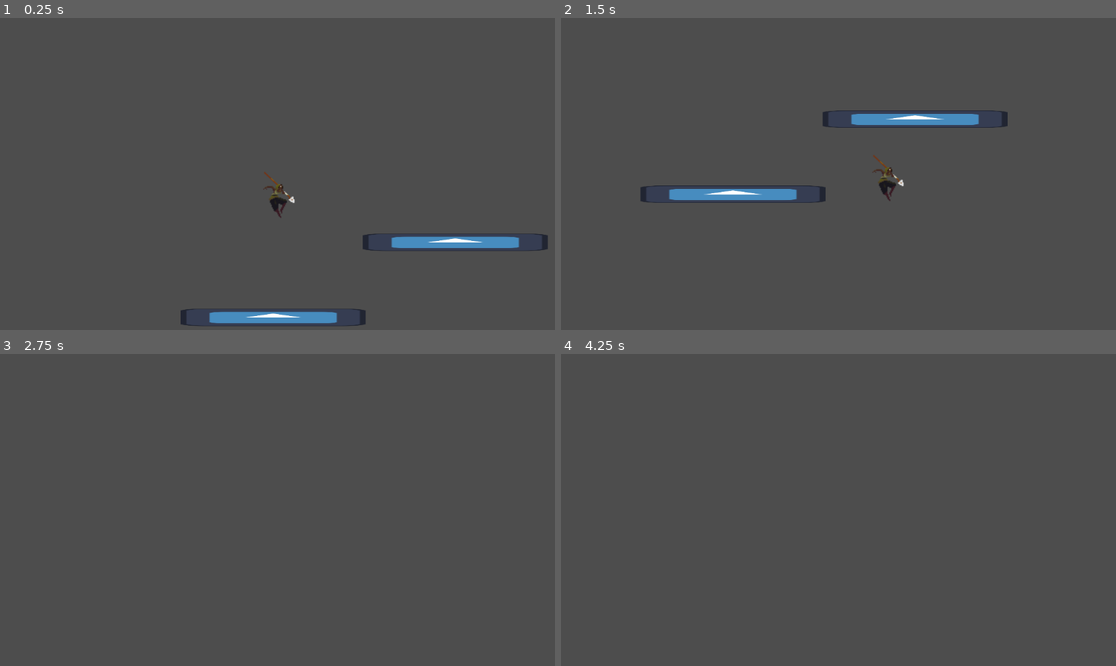
Above: before the commit, frames 1-4 (two rows, left to right).
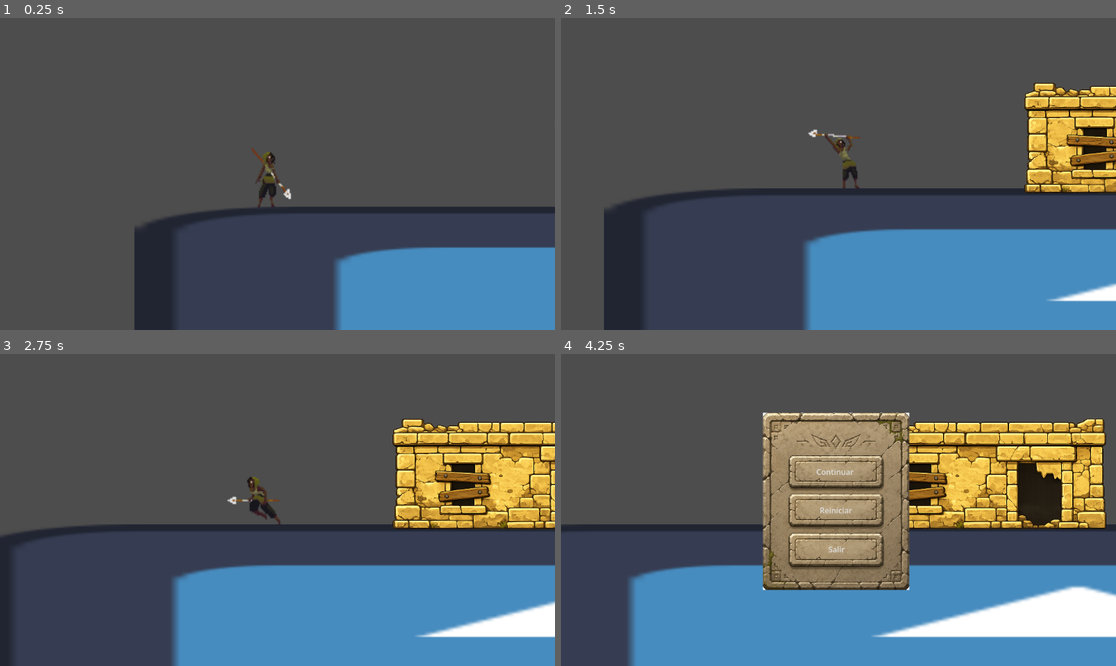
Above: after the commit, the same moments.

Repository: SOrtiz1967/TP4-Videojuegos
Game: Godot game, scene res://scenes/nivel_1.tscn
Two runs of this game, one before a commit and one after it. Both use one fixed random seed, a clock stepped at 60 frames per second and the inputs below. The engine's default icon, where the game draws it, is replaced by a stand-in: a white triangle on a blue panel in a dark square.
Inputs (mouse positions are in pixels of both pictures, inside the frame that each line leads up to):
- Up to frame 1 (0.25 s): no input
- Up to frame 2 (1.5 s): move the mouse to (960, 158) at 0.52 s; hold D (derecha) from 0.53 s (still down); click (960, 158) at 0.6 s; tap Space (saltar) at 0.77 s; move the mouse to (727, 189) at 1.27 s; click (727, 189) at 1.35 s
- Up to frame 3 (2.75 s): tap Space (saltar) at 1.52 s; move the mouse to (333, 441) at 2.02 s; release D (derecha) at 2.03 s; hold A (izquierda) from 2.03 s (still down); click (333, 441) at 2.1 s
- Up to frame 4 (4.25 s): move the mouse to (810, 572) at 2.77 s; release A (izquierda) at 2.78 s; hold D (derecha) from 2.78 s (still down); click (810, 572) at 2.85 s; tap Space (saltar) at 3.02, 3.77 s; move the mouse to (1005, 556) at 3.52 s; click (1005, 556) at 3.6 s; tap Escape (ui_cancel) at 4.15 s

The runs differ from the first frame. In frame 1, 17% of the frame differs, in the area x 24-100%, y 41-100%; in frame 2, 31%; in frame 3, 36%; in frame 4, 54%, in the area x 0-100%, y 18-100%.

Commit message:
avances sobre el mapa

Diff:
--- a/majusa/project.godot
+++ b/majusa/project.godot
@@ -47,6 +47,11 @@
 "events": [Object(InputEventMouseButton,"resource_local_to_scene":false,"resource_name":"","device":-1,"window_id":0,"a …(253 unchanged characters)…
 ]
 }
+pausa={
+"deadzone": 0.2,
+"events": [Object(InputEventKey,"resource_local_to_scene":false,"resource_name":"","device":-1,"window_id":0,"alt_pressed":false,"shift_pressed":false,"ctrl_pressed":false,"meta_pressed":false,"pressed":false,"keycode":0,"physical_keycode":4194305,"key_label":0,"unicode":0,"location":0,"echo":false,"script":null)
+]
+}
 
 [layer_names]
 
--- a/majusa/scenes/jugador.tscn
+++ b/majusa/scenes/jugador.tscn
@@ -399,13 +399,12 @@
 size = Vector2(18, 28)
 
 [node name="jugador" type="CharacterBody2D" unique_id=1882298558]
-collision_layer = 2
 collision_mask = 5
 script = ExtResource("1_jugador")
 
 [node name="AnimatedSprite2D" type="AnimatedSprite2D" parent="." unique_id=357836271]
-position = Vector2(0.99999714, -0.9999981)
-scale = Vector2(0.65333337, 0.6133334)
+position = Vector2(-3, -8.000002)
+scale = Vector2(0.84666663, 0.9800001)
 sprite_frames = SubResource("SF_main")
 animation = &"atacar3"
 
--- /dev/null
+++ b/majusa/scenes/mapa/estructuras/edificio_bajo1.tscn
@@ -0,0 +1,17 @@
+[gd_scene format=3 uid="uid://d8p47txj8fxi"]
+
+[ext_resource type="Texture2D" uid="uid://b4kmit020oaw7" path="res://assets/fondo/estructuras/edificio_bajo.png" id="1_e6rt3"]
+
+[sub_resource type="RectangleShape2D" id="RectangleShape2D_gux1n"]
+size = Vector2(174, 9)
+
+[node name="EdificioBajo1" type="StaticBody2D" unique_id=961256580]
+
+[node name="Sprite2D" type="Sprite2D" parent="." unique_id=1168917483]
+scale = Vector2(0.16796874, 0.16796876)
+texture = ExtResource("1_e6rt3")
+
+[node name="colision_techo" type="CollisionShape2D" parent="." unique_id=976985734]
+position = Vector2(0, -22)
+shape = SubResource("RectangleShape2D_gux1n")
+one_way_collision = true
--- /dev/null
+++ b/majusa/scenes/mapa/estructuras/edificio_bajo2.tscn
@@ -0,0 +1,15 @@
+[gd_scene format=3 uid="uid://bfiqb5gf6gj3p"]
+
+[sub_resource type="RectangleShape2D" id="RectangleShape2D_gux1n"]
+size = Vector2(161, 9)
+
+[node name="EdificioBajo2" type="StaticBody2D" unique_id=961256580]
+
+[node name="Sprite2D" type="Sprite2D" parent="." unique_id=1168917483]
+position = Vector2(-9.499993, 0)
+scale = Vector2(0.15559895, 0.16796876)
+
+[node name="colision_techo" type="CollisionShape2D" parent="." unique_id=976985734]
+position = Vector2(-9.5, -21.5)
+shape = SubResource("RectangleShape2D_gux1n")
+one_way_collision = true
--- /dev/null
+++ b/majusa/scenes/mapa/estructuras/edifico_medio1.tscn
@@ -0,0 +1,17 @@
+[gd_scene format=3 uid="uid://c6elmin7phfgx"]
+
+[ext_resource type="Texture2D" uid="uid://bxsn6g6lyms0l" path="res://assets/fondo/estructuras/edificio_medio.png" id="1_goqmc"]
+
+[sub_resource type="RectangleShape2D" id="RectangleShape2D_tybxu"]
+size = Vector2(176, 8)
+
+[node name="StaticBody2D" type="StaticBody2D" unique_id=248324224]
+
+[node name="Sprite2D" type="Sprite2D" parent="." unique_id=1449655527]
+position = Vector2(-1.9374962, -2)
+scale = Vector2(0.17049153, 0.19824217)
+texture = ExtResource("1_goqmc")
+
+[node name="CollisionShape2D" type="CollisionShape2D" parent="." unique_id=365562497]
+position = Vector2(-2, -57)
+shape = SubResource("RectangleShape2D_tybxu")
--- /dev/null
+++ b/majusa/scenes/mapa/ui/menu_pausa.tscn
@@ -0,0 +1,67 @@
+[gd_scene format=3 uid="uid://7kci5ld5fipy"]
+
+[ext_resource type="Script" uid="uid://c42slpxh1gm" path="res://scripts/menu_pausa.gd" id="1"]
+[ext_resource type="Texture2D" uid="uid://c4vwaryc3unb1" path="res://assets/fondo/menu.png" id="2"]
+
+[node name="menu_pausa" type="CanvasLayer" unique_id=1012924372]
+process_mode = 3
+script = ExtResource("1")
+
+[node name="fondo" type="ColorRect" parent="." unique_id=1600647603]
+anchors_preset = 15
+anchor_right = 1.0
+anchor_bottom = 1.0
+offset_left = 419.0
+offset_top = 123.0
+offset_right = -437.0
+offset_bottom = -161.0
+grow_horizontal = 2
+grow_vertical = 2
+color = Color(0, 0, 0, 0.6)
+
+[node name="panel" type="TextureRect" parent="." unique_id=125370238]
+anchors_preset = 8
+anchor_left = 0.5
+anchor_top = 0.5
+anchor_right = 0.5
+anchor_bottom = 0.5
+offset_left = -173.0
+offset_top = -202.0
+offset_right = 163.0
+offset_bottom = 166.0
+grow_horizontal = 2
+grow_vertical = 2
+texture = ExtResource("2")
+expand_mode = 1
+stretch_mode = 5
+
+[node name="boton_continuar" type="Button" parent="panel" unique_id=501273878]
+layout_mode = 0
+offset_left = -111.0
+offset_top = 45.0
+offset_right = 444.0
+offset_bottom = 200.0
+text = "Continuar"
+flat = true
+
+[node name="boton_reiniciar" type="Button" parent="panel" unique_id=1555862192]
+layout_mode = 0
+offset_left = -109.0
+offset_top = 125.0
+offset_right = 446.0
+offset_bottom = 280.0
+text = "Reiniciar"
+flat = true
+
+[node name="boton_salir" type="Button" parent="panel" unique_id=1351086780]
+layout_mode = 0
+offset_left = -108.0
+offset_top = 206.0
+offset_right = 447.0
+offset_bottom = 361.0
+text = "Salir"
+flat = true
+
+[connection signal="pressed" from="panel/boton_continuar" to="." method="_on_continuar_pressed"]
+[connection signal="pressed" from="panel/boton_reiniciar" to="." method="_on_reiniciar_pressed"]
+[connection signal="pressed" from="panel/boton_salir" to="." method="_on_salir_pressed"]
--- a/majusa/scenes/nivel1.tscn
+++ /dev/null
@@ -1,3 +0,0 @@
-[gd_scene format=3 uid="uid://dq8ufk35j4xy"]
-
-[node name="Nivel1" type="Node2D" unique_id=830130414]
--- a/majusa/scenes/nivel_1.tscn
+++ b/majusa/scenes/nivel_1.tscn
@@ -1,40 +1,73 @@
 [gd_scene format=3 uid="uid://d3pxiksax25d8"]
 
 [ext_resource type="PackedScene" uid="uid://bkcoaw6ar6t8n" path="res://scenes/jugador.tscn" id="1_birf2"]
-[ext_resource type="Texture2D" uid="uid://bj5a2o5ypte1g" path="res://icon.svg" id="2_gwvgh"]
+[ext_resource type="PackedScene" uid="uid://7kci5ld5fipy" path="res://scenes/mapa/ui/menu_pausa.tscn" id="1_gwvgh"]
+[ext_resource type="Texture2D" uid="uid://bj5a2o5ypte1g" path="res://icon.svg" id="3_gwvgh"]
+[ext_resource type="PackedScene" uid="uid://d8p47txj8fxi" path="res://scenes/mapa/estructuras/edificio_bajo1.tscn" id="4_hrsa5"]
+[ext_resource type="PackedScene" uid="uid://bfiqb5gf6gj3p" path="res://scenes/mapa/estructuras/edificio_bajo2.tscn" id="5_0pjdr"]
+[ext_resource type="PackedScene" uid="uid://c6elmin7phfgx" path="res://scenes/mapa/estructuras/edifico_medio1.tscn" id="6_67o6f"]
 
-[sub_resource type="PhysicsMaterial" id="PhysicsMaterial_5hr2l"]
+[sub_resource type="RectangleShape2D" id="RectangleShape2D_birf2"]
+size = Vector2(881, 152)
 
-[sub_resource type="RectangleShape2D" id="RectangleShape2D_gq86h"]
-size = Vector2(128, 12)
+[sub_resource type="RectangleShape2D" id="RectangleShape2D_gwvgh"]
+size = Vector2(1265, 166)
 
-[node name="nivel1" type="Node2D" unique_id=23561539]
+[sub_resource type="RectangleShape2D" id="RectangleShape2D_5hr2l"]
+size = Vector2(3580, 193)
+
+[node name="nivel1" type="Area2D" unique_id=720028765]
+
+[node name="menu_pausa" parent="." unique_id=1012924372 instance=ExtResource("1_gwvgh")]
+visible = false
 
 [node name="jugador" parent="." unique_id=1882298558 instance=ExtResource("1_birf2")]
-position = Vector2(58, 49)
+position = Vector2(82, 608)
+collision_mask = 7
 
-[node name="plataforma" type="StaticBody2D" parent="." unique_id=508537923]
-position = Vector2(58, 163)
-collision_mask = 0
-physics_material_override = SubResource("PhysicsMaterial_5hr2l")
+[node name="piso1" type="StaticBody2D" parent="." unique_id=33786677]
 
-[node name="Sprite2D" type="Sprite2D" parent="plataforma" unique_id=308236660]
-scale = Vector2(1, 0.09375)
-texture = ExtResource("2_gwvgh")
+[node name="Sprite2D" type="Sprite2D" parent="piso1" unique_id=95264700]
+position = Vector2(435.5, 719.5)
+scale = Vector2(7.0234375, 1.1796875)
+texture = ExtResource("3_gwvgh")
 
-[node name="CollisionShape2D" type="CollisionShape2D" parent="plataforma" unique_id=1586192553]
-shape = SubResource("RectangleShape2D_gq86h")
+[node name="CollisionShape2D" type="CollisionShape2D" parent="piso1" unique_id=1511304230]
+position = Vector2(441, 721)
+shape = SubResource("RectangleShape2D_birf2")
 
-[node name="plataforma2" type="StaticBody2D" parent="." unique_id=374554038]
-position = Vector2(58, 163)
-collision_mask = 0
-physics_material_override = SubResource("PhysicsMaterial_5hr2l")
+[node name="piso2" type="StaticBody2D" parent="." unique_id=521207212]
 
-[node name="Sprite2D" type="Sprite2D" parent="plataforma2" unique_id=576967652]
-position = Vector2(126, -52)
-scale = Vector2(1, 0.09375)
-texture = ExtResource("2_gwvgh")
+[node name="Sprite2D" type="Sprite2D" parent="piso2" unique_id=778318803]
+position = Vector2(1682.75, 720)
+scale = Vector2(9.847655, 1.1796875)
+texture = ExtResource("3_gwvgh")
 
-[node name="CollisionShape2D" type="CollisionShape2D" parent="plataforma2" unique_id=2700740]
-position = Vector2(124, -52)
-shape = SubResource("RectangleShape2D_gq86h")
+[node name="CollisionShape2D2" type="CollisionShape2D" parent="piso2" unique_id=1099767168]
+position = Vector2(1685, 729)
+shape = SubResource("RectangleShape2D_gwvgh")
+
+[node name="piso3" type="StaticBody2D" parent="." unique_id=508749024]
+collision_layer = 7
+collision_mask = 7
+
+[node name="CollisionShape2D3" type="CollisionShape2D" parent="piso3" unique_id=1238923479]
+position = Vector2(4340, 735)
+shape = SubResource("RectangleShape2D_5hr2l")
+
+[node name="Sprite2D" type="Sprite2D" parent="piso3" unique_id=362796389]
+position = Vector2(4010, 720)
+scale = Vector2(22.839842, 1.246094)
+texture = ExtResource("3_gwvgh")
+
+[node name="EdificioBajo1" parent="." unique_id=961256580 instance=ExtResource("4_hrsa5")]
+position = Vector2(3016, 594)
+
+[node name="EdificioBajo2" parent="." unique_id=308080541 instance=ExtResource("5_0pjdr")]
+position = Vector2(3367, 595)
+
+[node name="StaticBody2D" parent="." unique_id=248324224 instance=ExtResource("6_67o6f")]
+position = Vector2(3190, 576)
+
+[node name="EdificioBajo3" parent="." unique_id=1159788749 instance=ExtResource("4_hrsa5")]
+position = Vector2(366, 605)
--- /dev/null
+++ b/majusa/scripts/menu_pausa.gd
@@ -0,0 +1,23 @@
+extends CanvasLayer
+
+func _ready():
+	visible = false
+
+func _unhandled_input(event):
+	if event.is_action_pressed("ui_cancel"):
+		alternar_pausa()
+
+func alternar_pausa():
+	visible = !visible
+	get_tree().paused = visible
+
+func _on_continuar_pressed():
+	alternar_pausa()
+
+func _on_reiniciar_pressed():
+	get_tree().paused = false
+	get_tree().reload_current_scene()
+
+func _on_salir_pressed():
+	get_tree().paused = false
+	get_tree().quit()
Binary file added: majusa/assets/fondo/estructuras/edificio_bajo.png
Not shown, added: majusa/assets/fondo/estructuras/edificio_bajo.png.import
Binary file added: majusa/assets/fondo/estructuras/edificio_mediano2.png
Not shown, added: majusa/assets/fondo/estructuras/edificio_mediano2.png.import
Binary file added: majusa/assets/fondo/estructuras/edificio_medio.png
Not shown, added: majusa/assets/fondo/estructuras/edificio_medio.png.import
Binary file added: majusa/assets/fondo/fondo1.png
Not shown, added: majusa/assets/fondo/fondo1.png.import
Binary file added: majusa/assets/fondo/fondo2.png
Not shown, added: majusa/assets/fondo/fondo2.png.import
Binary file added: majusa/assets/fondo/fondo3.png
Not shown, added: majusa/assets/fondo/fondo3.png.import
(and 9 more such lines)
